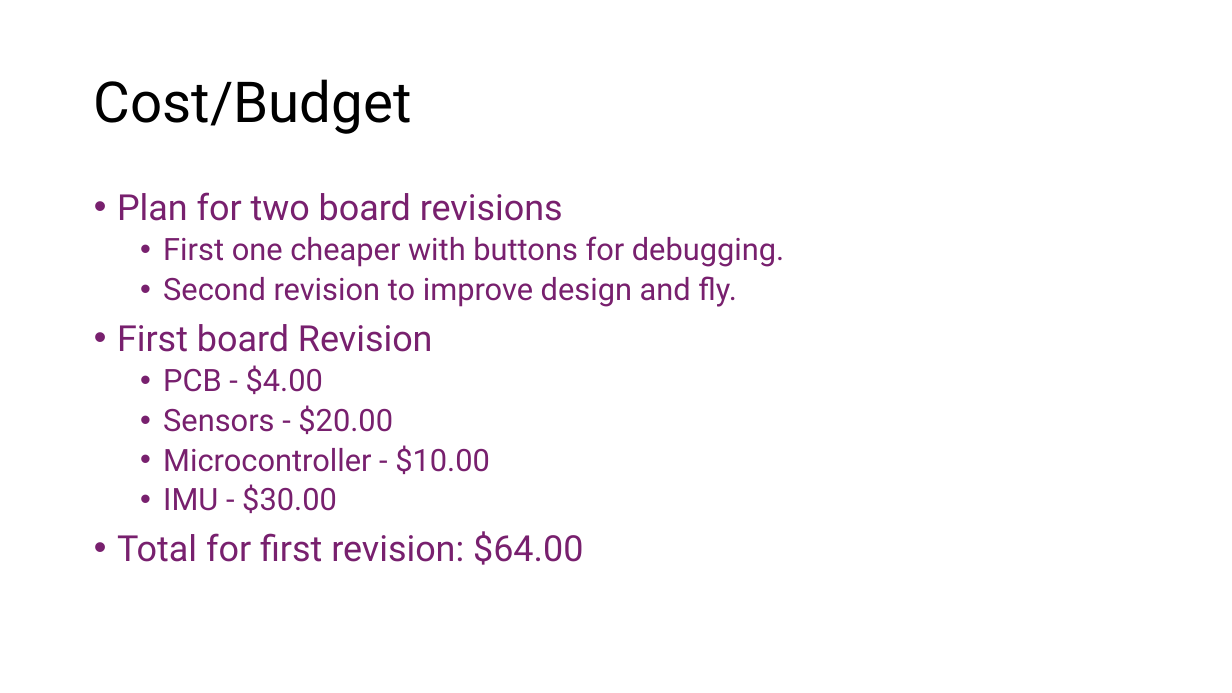
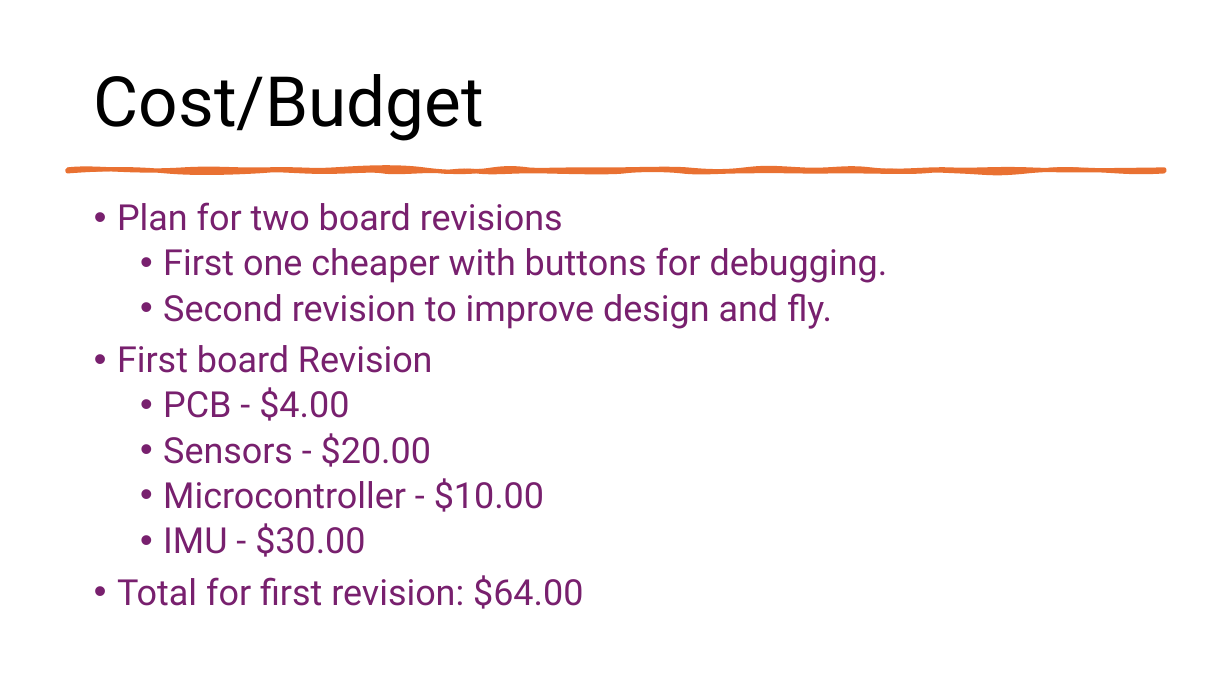
Before and after one commit to Tannyr-Singleterry/ECE590_SeniorDesign, a slide deck: slide 12 of Documents/CDR/CDR_Presentation.pptx. Drawn at 1232x693 pixels with LibreOffice and Linux fonts; fonts in the diff are those of the drawing. Boxes give left, top, right and bottom in pixels: in the first picture for what was removed or moved away, otherwise in the second. Text is boxed around its words. In the diff, an @@ line names an element or a change of style, - is before the commit and + after.

```diff
--- a/Documents/CDR/CDR_Presentation.pptx
+++ b/Documents/CDR/CDR_Presentation.pptx
@@ title "Cost/Budget" at (x1=94, y1=74, x2=484, y2=141): size 44 to 54 pt @@
@@ freeform shape added at (x1=67, y1=169, x2=1165, y2=171), fill #E97132, outline #E97132 3.25 pt @@
@@ text "Plan for two board revisions" moved from (x1=117, y1=192, x2=784, y2=565) to (x1=117, y1=202, x2=888, y2=609) @@
@@ text at (x1=163, y1=247, x2=888, y2=557): size 24 to 28 pt in "First one cheaper with buttons for debugging.", "Second revision to improve design and fly.", "PCB - $4.00", "Sensors - $20.00" and 2 more places @@
```
Also in this commit, not shown: 9 other slides changed.
